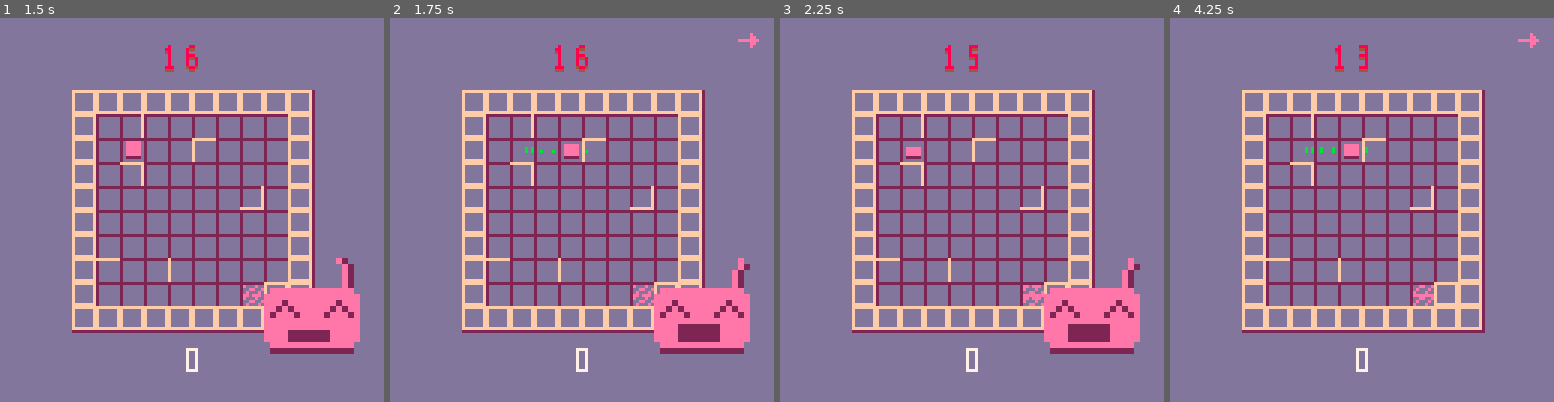
Above: before the commit, frames 1-4 (left to right).
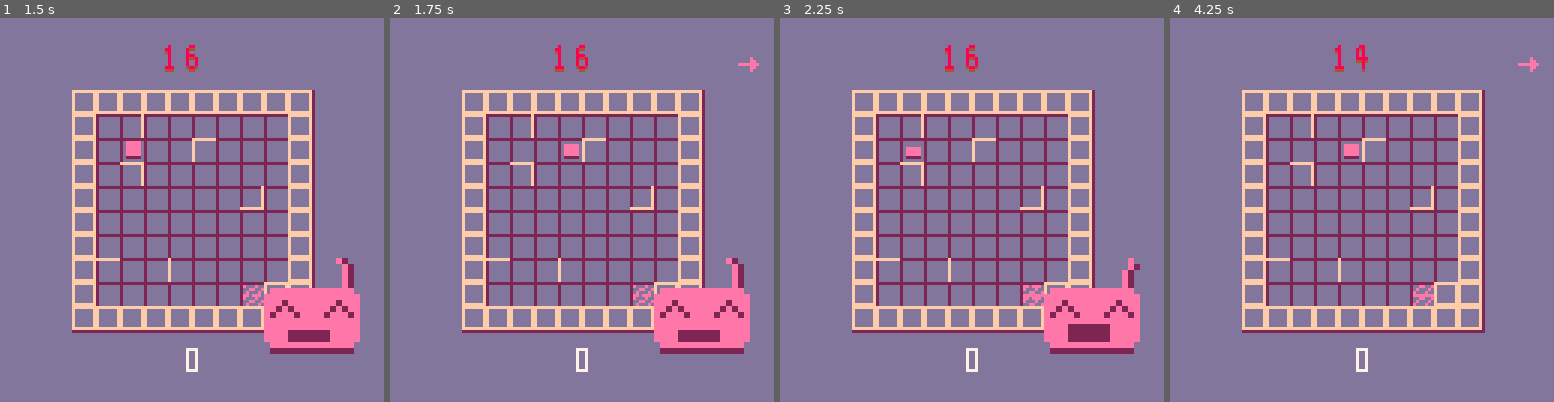
Above: after the commit, the same moments.

Repository: danslocombe/ld45
Game: PICO-8 cartridge robots.p8
Two runs of this game, one before a commit and one after it. Both use one fixed random seed, a clock stepped at 60 frames per second and the inputs below.
Inputs:
- Up to frame 1 (1.5 s): tap X (X key) at 0.33, 1.07 s; tap O (Z key) at 0.7 s
- Up to frame 2 (1.75 s): hold Right from 1.6 s (still down); tap O (Z key) at 1.7 s
- Up to frame 3 (2.25 s): tap X (X key) at 1.85 s; release Right at 2.1 s; tap O (Z key) at 2.1 s; hold Up from 2.15 s (still down)
- Up to frame 4 (4.25 s): release Up at 2.42 s; hold Right 2.47-3.03 s; tap O (Z key) every 0.4 s from 2.5 to 4.1 s; tap X (X key) at 2.97, 4.08 s; hold Left 3.08-3.58 s; hold Down 3.63-3.97 s; hold Right from 4.02 s (still down)

Frame 1 is identical in both runs. In frame 2, 0.5% of the frame differs, in the area x 35-97%, y 3-82%; in frame 3, less than 0.1%; in frame 4, 0.4%.

Commit message:
Think done

Diff:
--- a/robots.p8
+++ b/robots.p8
@@ -279,6 +280,7 @@
   grid = {}
   drawables = {}
   drawables_bg = {}
+  drawables_perm = {}
   cur_state = {}
 
   history = {}
@@ -307,7 +309,7 @@
 
   turns_left_max = 16
   turns_left = turns_left_max
-  turns_left_t_max = 60
+  turns_left_t_max = 68
   turns_left_t = turns_left_t_max
 
   selected_rid = 1
@@ -324,6 +326,9 @@
     o.tick(o)
   end
   for i,o in pairs(drawables_bg) do
+    o.tick(o)
+  end
+  for i,o in pairs(drawables_perm) do
     o.tick(o)
   end
 
@@ -344,7 +349,9 @@
       animating = false
     end
 
-    create_part(animation_obj.x, animation_obj.y)
+    --if rnd(1) < 0.5 then
+      --create_part(animation_obj.x, animation_obj.y)
+    --end
 
     if not animating then
       sfx(2)
@@ -354,6 +361,16 @@
     if should_gotonext then
       should_gotonext = false
       next_level()
+
+      local end_robot = get_robot(selected_rid, cur_state)
+      for i = 0,8 do
+        local dir = rnd(1)
+        local r = 0.05 + rnd(1)
+        local xx = end_robot.x + r * cos(dir)
+        local yy = end_robot.y + r * sin(dir)
+        create_part(xx, yy)
+      end
+      create_flower(end_robot.x, end_robot.y)
     else
       update_player()
     end
@@ -960,11 +977,9 @@
     y0 += r * sin(d)
   end
 
-  for i,o in pairs(drawables_bg) do
+  for i,o in pairs(drawables_perm) do
     o.draw(o, x0, y0, scale)
   end
-
-  draw_target(x0, y0, scale)
 
   local bgcol = 2
   --if (t % 64 < 32) then
@@ -978,10 +993,16 @@
   end
   fillp()
 
+  draw_target(x0, y0, scale)
+
   for i,cell in pairs(grid) do
     draw_cell(x0, y0, scale, cell)
   end
 
+  for i,o in pairs(drawables_bg) do
+    o.draw(o, x0, y0, scale)
+  end
+
   for i,r in pairs(cur_state.robots) do
     draw_robot(x0, y0, scale, r)
   end
@@ -990,11 +1011,13 @@
     o.draw(o, x0, y0, scale)
   end
 
-  for i=1,#actions do
+  local max_actions = 12
+  local start = max(1, #actions - max_actions)
+  for i=start,#actions do
     local action = actions[i]
     local s = 15 + action.dir
     pal(7, robot_cols[action.rid])
-    spr(s, 115, -4 +  8*i)
+    spr(s, 115, 12 +  8*(i-start))
     pal()
   end
 
@@ -1143,17 +1166,40 @@
 
 -- other --
 
+function create_flower(x, y)
+  local obj = {
+    t = 0,
+  }
+
+  local bloom = 20
+
+  obj.tick = function(o)
+    if o.t < bloom then
+      o.t += 1
+    end
+  end
+
+  local frame = 48 + flr(rnd(5))
+
+  obj.draw = function(o, xoffset, yoffset, scale)
+    spr(frame, (x + xoffset) * scale, (y + yoffset) * scale)
+  end
+
+  add(drawables_perm, obj)
+end
+
 function create_part(x, y)
   local obj = {
     frame = 0,
   }
 
-  local k = 6
+  local t = 10
+  local k = 6 + rnd(2)
 
   obj.tick = function(o)
     o.frame += 1
 
-    if (o.frame > 4 * k) then
+    if (o.frame > t * k) then
       del(drawables_bg, o)
     end
   end
@@ -1171,8 +1217,8 @@
     t = 0,
   }
 
-  local k0 = 20
-  local k = 75
+  local k0 = 35
+  local k = 90
 
   obj.tick = function(o)
     o.t += 1
@@ -1410,19 +1456,19 @@
 00000000000000000000700000007000000000000000000000000000000000000000000000000000000000000000000000000000000000000000000000000000
 00000000000000000000000000000000000000000000000000000000000000000000000000000000000000000000000000000000000000000000000000000000
 00000000000000000000000000000000000000000000000000000000000000000000000000000000000000000000000000000000000000000000000000000000
-000000000000000000000b00000b0000000000000000000000000000000000000000000000000000000000000000000000000000000000000000000000000000
-000000000000000000000b00000b0b00000000000000000000000000000000000000000000000000000000000000000000000000000000000000000000000000
-000000000000b00000b0b0000000bb00000000000000000000000000000000000000000000000000000000000000000000000000000000000000000000000000
-0000b0000000b00000b0b00000bbb000000000000000000000000000000000000000000000000000000000000000000000000000000000000000000000000000
-000000000000000000000000000bb000000000000000000000000000000000000000000000000000000000000000000000000000000000000000000000000000
+00000000000000000000040000040000000000000000000000000000000000000030000000000000000000000000000000000000000000000000000000000000
+00000000000000000000040000040400000040000000340000000300003303000000030000000000000000000000000000000000000000000000000000000000
+00000000000040000040400000004400000440000003300000033300000333000000000000000000000000000000000000000000000000000000000000000000
+00004000000040000040400000444000004304000043300000003000000303000003000000000000000000000000000000000000000000000000000000000000
+00000000000000000000000000044000000430000003300000003000000330000300300000000000000000000000000000000000000000000000000000000000
 00000000000000000000000000000000000000000000000000000000000000000000000000000000000000000000000000000000000000000000000000000000
 00000000000000000000000000000000000000000000000000000000000000000000000000000000000000000000000000000000000000000000000000000000
 00000000000000000000000000000000000000000000000000000000000000000000000000000000000000000000000000000000000000000000000000000000
-00000000000000000000000000000000000000000000000000000000000000000000000000000000000000000000000000000000000000000000000000000000
-00000000000000000000000000000000000000000000000000000000000000000000000000000000000000000000000000000000000000000000000000000000
-00000000000000000000000000000000000000000000000000000000000000000000000000000000000000000000000000000000000000000000000000000000
-00000000000000000000000000000000000000000000000000000000000000000000000000000000000000000000000000000000000000000000000000000000
-00000000000000000000000000000000000000000000000000000000000000000000000000000000000000000000000000000000000000000000000000000000
+00090000000c000000a9a0000001000000f4f0000000000000000000000000000000000000000000000000000000000000000000000000000000000000000000
+009a900000cac00000989000001c1000004940000000000000000300000000000000000000000000000000000000000000000000000000000000000000000000
+00090000000c000000a9a0000001000000f4f0000000000000033300000000000000000000000000000000000000000000000000000000000000000000000000
+00030000000330000033000000033000000330000000000000003000000000000000000000000000000000000000000000000000000000000000000000000000
+00030000000300000003000000030000003300000000000000003000000000000000000000000000000000000000000000000000000000000000000000000000
 00000000000000000000000000000000000000000000000000000000000000000000000000000000000000000000000000000000000000000000000000000000
 00000000000000000000000000000000000000000000000000000000000000000000000000000000000000000000000000000000000000000000000000000000
 0000000000000000e2000000000000000000000000e000000000000000000000c2000000000000000000000000c0000000000000000000000000000000000000
Not shown, changed: the music (__music__) section of robots.p8
Not shown, changed: the sound effects (__sfx__) section of robots.p8
